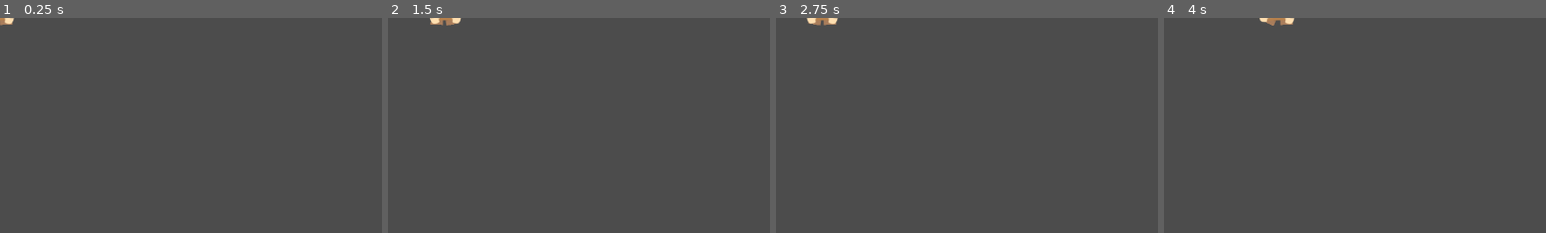
Above: before the commit, frames 1-4 (left to right).
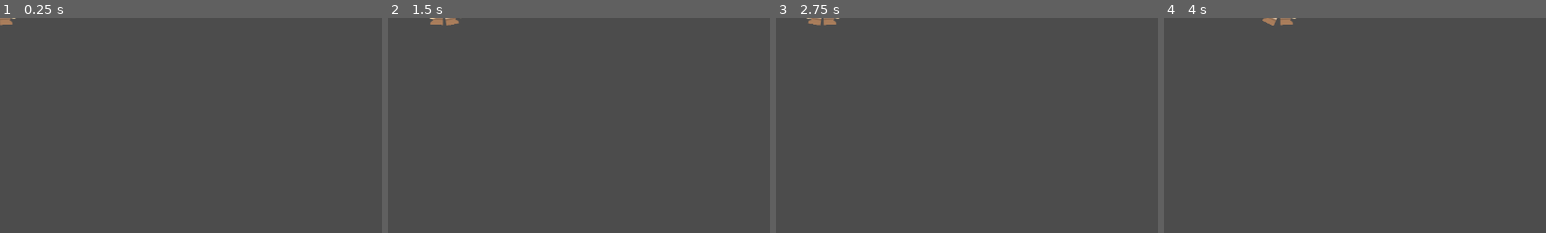
Above: after the commit, the same moments.

Repository: mghgm/PlatformerGame
Game: Godot game, scene res://Player/Player.tscn
Two runs of this game, one before a commit and one after it. Both use one fixed random seed, a clock stepped at 60 frames per second and the inputs below. The project has no main scene, so this scene is started directly.
Inputs:
- Up to frame 1 (0.25 s): no input
- Up to frame 2 (1.5 s): tap Enter at 0.5 s; hold D (move_right) from 0.53 s (still down); tap Space at 1.25 s
- Up to frame 3 (2.75 s): tap Enter at 2 s; release D (move_right) at 2.03 s; hold A (move_left) from 2.03 s (still down)
- Up to frame 4 (4 s): tap Space at 2.75 s; release A (move_left) at 2.78 s; hold D (move_right) from 2.78 s (still down); tap Enter at 3.5 s
The pictures show only the part of the screen within x 0-50%, y 0-50%; the shares and areas given below are measured in that part.

The runs differ from the first frame. In frame 1, less than 0.1% of the frame differs, in the area x 0-5%, y 0-3%; in frame 2, 0.1%; in frame 3, 0.1%, in the area x 8-17%, y 0-3%; in frame 4, 0.1%.

Commit message:
crouching modified

Diff:
--- a/Player/Player.tscn
+++ b/Player/Player.tscn
@@ -7,9 +7,10 @@
 radius = 5.24077
 height = 286.378
 
-[sub_resource type="Animation" id=3]
+[sub_resource type="Animation" id=2]
 resource_name = "Crouch"
 length = 0.45
+loop = true
 step = 0.15
 tracks/0/type = "value"
 tracks/0/path = NodePath("Skeleton2D/Hip/LeftLeg:rotation_degrees")
@@ -18,10 +19,10 @@
 tracks/0/imported = false
 tracks/0/enabled = true
 tracks/0/keys = {
-"times": PoolRealArray( 0, 0.15 ),
-"transitions": PoolRealArray( 1, 1 ),
-"update": 0,
-"values": [ 88.6294, 88.6294 ]
+"times": PoolRealArray( 0, 0.15, 0.3, 0.45 ),
+"transitions": PoolRealArray( 1, 1, 1, 1 ),
+"update": 0,
+"values": [ 88.6294, 88.6294, 120.015, 88.6294 ]
 }
 tracks/1/type = "value"
 tracks/1/path = NodePath("Skeleton2D/Hip/RightLeg:rotation_degrees")
@@ -30,10 +31,10 @@
 tracks/1/imported = false
 tracks/1/enabled = true
 tracks/1/keys = {
-"times": PoolRealArray( 0, 0.15, 0.3 ),
-"transitions": PoolRealArray( 1, 1, 1 ),
-"update": 0,
-"values": [ 91.163, 58.4819, 91.163 ]
+"times": PoolRealArray( 0, 0.15, 0.3, 0.45 ),
+"transitions": PoolRealArray( 1, 1, 1, 1 ),
+"update": 0,
+"values": [ 91.163, 58.4819, 91.163, 91.163 ]
 }
 tracks/2/type = "value"
 tracks/2/path = NodePath("Skeleton2D/Hip/Chest/LeftArm:rotation_degrees")
@@ -42,10 +43,10 @@
 tracks/2/imported = false
 tracks/2/enabled = true
 tracks/2/keys = {
-"times": PoolRealArray( 0, 0.15 ),
-"transitions": PoolRealArray( 1, 1 ),
-"update": 0,
-"values": [ 95.9201, 95.9201 ]
+"times": PoolRealArray( 0, 0.15, 0.3, 0.45 ),
+"transitions": PoolRealArray( 1, 1, 1, 1 ),
+"update": 0,
+"values": [ 95.9201, 95.9201, 125.111, 95.9201 ]
 }
 tracks/3/type = "value"
 tracks/3/path = NodePath("Skeleton2D/Hip/Chest/RightArm:rotation_degrees")
@@ -54,10 +55,10 @@
 tracks/3/imported = false
 tracks/3/enabled = true
 tracks/3/keys = {
-"times": PoolRealArray( 0, 0.15, 0.3 ),
-"transitions": PoolRealArray( 1, 1, 1 ),
-"update": 0,
-"values": [ 81.9189, 65.6371, 81.9189 ]
+"times": PoolRealArray( 0, 0.15, 0.3, 0.45 ),
+"transitions": PoolRealArray( 1, 1, 1, 1 ),
+"update": 0,
+"values": [ 81.9189, 65.6371, 81.9189, 81.9189 ]
 }
 tracks/4/type = "value"
 tracks/4/path = NodePath("Skeleton2D/Hip/Chest/Head:rotation_degrees")
@@ -66,13 +67,13 @@
 tracks/4/imported = false
 tracks/4/enabled = true
 tracks/4/keys = {
-"times": PoolRealArray( 0, 0.15, 0.3 ),
-"transitions": PoolRealArray( 1, 1, 1 ),
-"update": 0,
-"values": [ -89.1317, -69.8889, -89.1317 ]
-}
-
-[sub_resource type="Animation" id=2]
+"times": PoolRealArray( 0, 0.15, 0.3, 0.45 ),
+"transitions": PoolRealArray( 1, 1, 1, 1 ),
+"update": 0,
+"values": [ -89.1317, -77.2175, -89.1317, -89.1317 ]
+}
+
+[sub_resource type="Animation" id=3]
 length = 0.45
 loop = true
 step = 0.15
@@ -376,18 +377,18 @@
 rest = Transform2D( 1, 0, 0, 1, -1.81557, -11.6302 )
 
 [node name="Chest" type="Bone2D" parent="Skeleton2D/Hip"]
-position = Vector2( 1.00682, 0.990594 )
+position = Vector2( 1.14758, -21.0325 )
 rotation = -0.031294
 rest = Transform2D( 1, 0, 0, 1, 0.647575, -20.0325 )
 
 [node name="Head" type="Bone2D" parent="Skeleton2D/Hip/Chest"]
-position = Vector2( -1.1414, -12.3139 )
+position = Vector2( -0.353556, -10.6066 )
 rotation = -1.55564
 rest = Transform2D( -0.0198237, -0.999803, 0.999803, -0.0198237, -0.353556, -10.6066 )
 default_length = 10.0
 
 [node name="RightArm" type="Bone2D" parent="Skeleton2D/Hip/Chest"]
-position = Vector2( 11.4051, -15.0321 )
+position = Vector2( 18.5616, -1.76777 )
 rotation = 1.42975
 rest = Transform2D( 0.140575, 0.99007, -0.99007, 0.140575, 18.5616, -1.76777 )
 
@@ -398,7 +399,7 @@
 default_length = 5.0
 
 [node name="LeftArm" type="Bone2D" parent="Skeleton2D/Hip/Chest"]
-position = Vector2( -13.8583, -14.6072 )
+position = Vector2( -18.9151, -0.883884 )
 rotation = 1.67412
 rest = Transform2D( -0.09629, 0.995353, -0.995353, -0.09629, -18.9151, -0.883884 )
 
@@ -426,6 +427,6 @@
 shape = SubResource( 1 )
 
 [node name="AnimationPlayer" type="AnimationPlayer" parent="."]
-anims/Crouch = SubResource( 3 )
-anims/Walk = SubResource( 2 )
+anims/Crouch = SubResource( 2 )
+anims/Walk = SubResource( 3 )
 anims/WalkToCrouch = SubResource( 4 )
